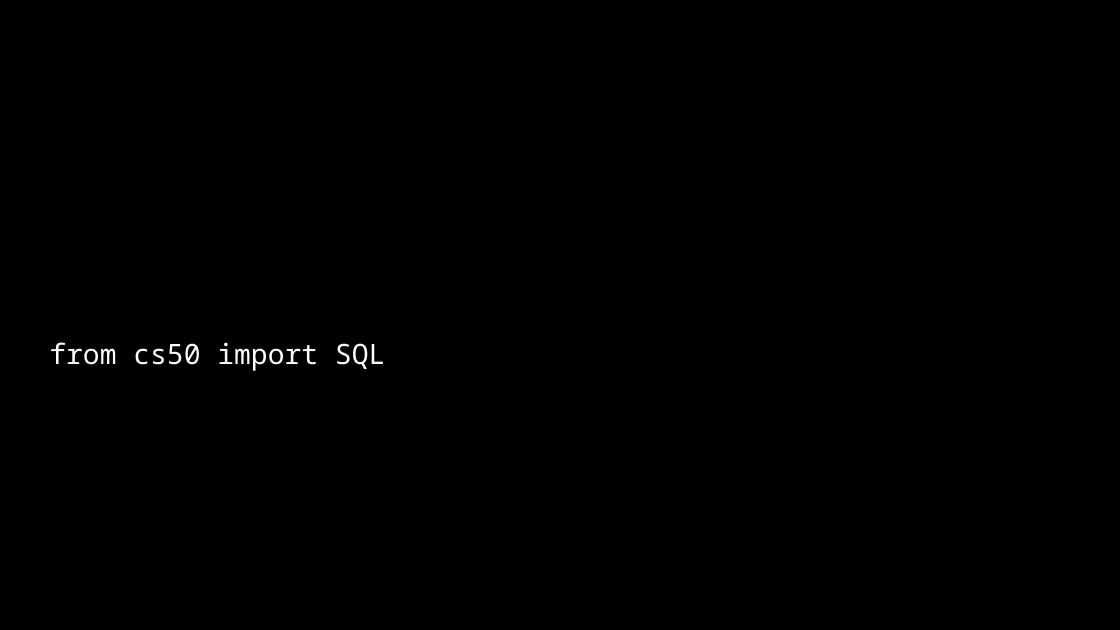
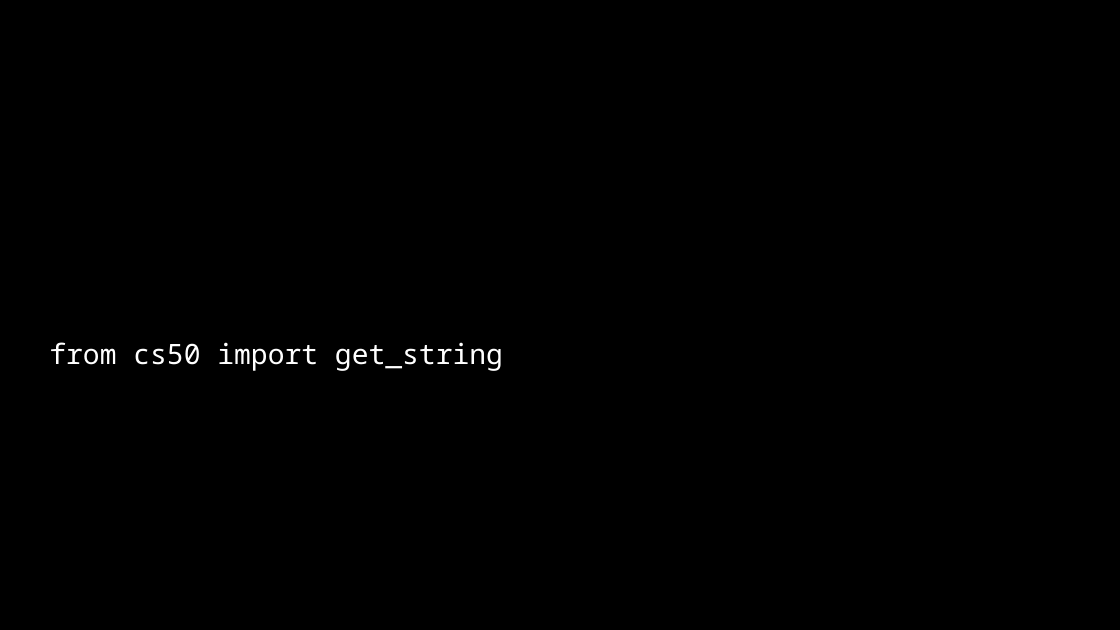
Before and after one commit to SQ4007-2025/website, a slide deck: slide 20 of lectures/slides_7.pptx (slide 71 before the commit). Drawn at 1120x630 pixels with LibreOffice and Linux fonts; fonts in the diff are those of the drawing. Boxes give left, top, right and bottom in pixels: in the first picture for what was removed or moved away, otherwise in the second. Text is boxed around its words. In the diff, an @@ line names an element or a change of style, - is before the commit and + after.

```diff
--- a/lectures/slides_7.pptx
+++ b/lectures/slides_7.pptx
@@ text at (49,342,503,371): text changed @@
-from cs50 import SQL
+from cs50 import get_string
```
Also in this commit, not shown: 93 slides added, 88 slides removed, 8 other files.
